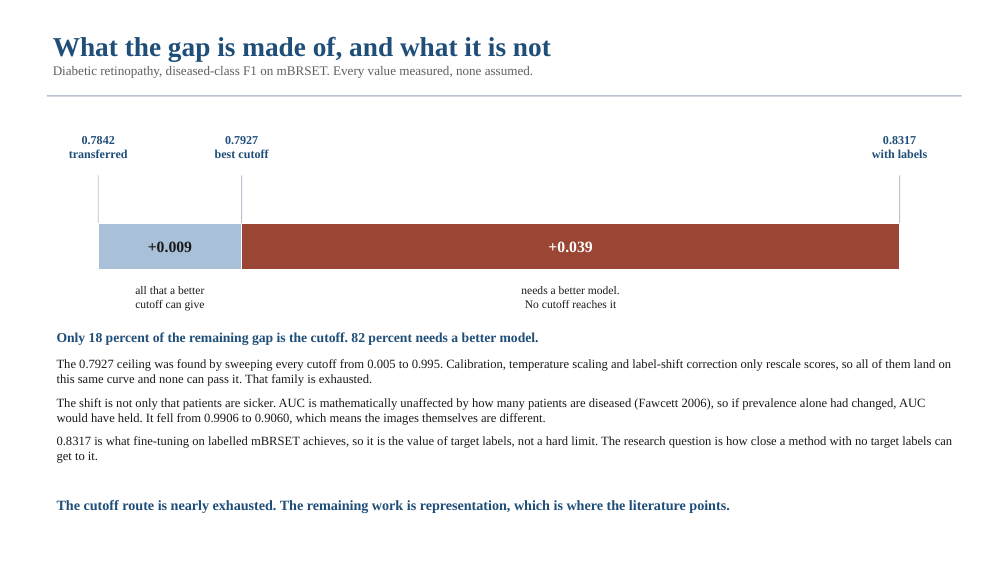
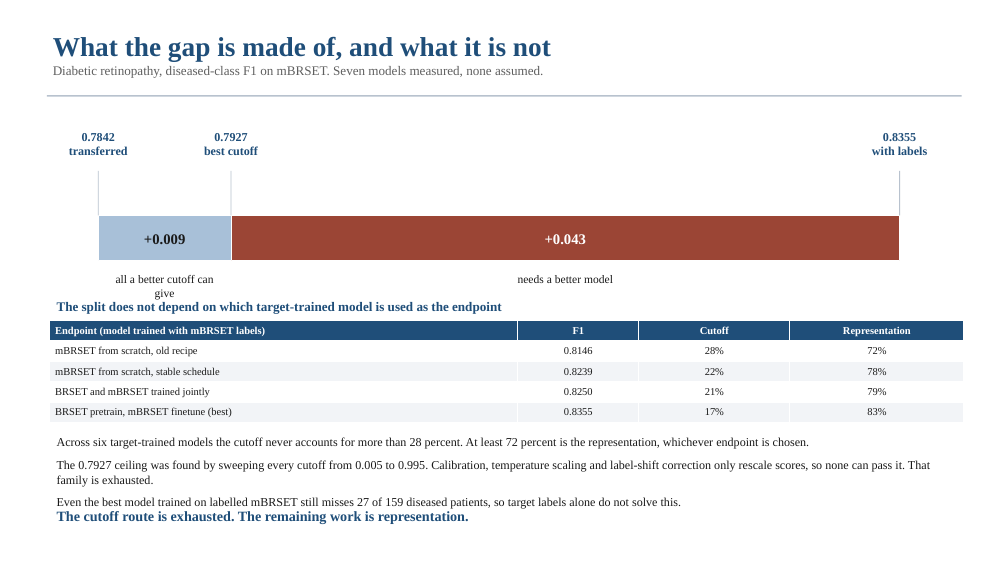
Before and after one commit to Sahith59/brset-convnextv2, a slide deck: slide 3 of presentation/BRSET_to_mBRSET_Part2.pptx. Drawn at 1008x567 pixels with LibreOffice and Linux fonts; fonts in the diff are those of the drawing. Boxes give left, top, right and bottom in pixels: in the first picture for what was removed or moved away, otherwise in the second. Text is boxed around its words. In the diff, an @@ line names an element or a change of style, - is before the commit and + after.

Commit message:
add the findings deck and fold the six-endpoint evidence into the Part 2 deliverables
The findings deck records what changed after Dr. Ye's meeting: mBRSET may now be
used in training, so the question is no longer how close a label-free method can
get but how best to combine a large clean dataset with a small degraded one. The
bar moved from 0.7842 to 0.8355.

It also carries the widened literature review he asked for, stated abstractly as
two datasets with the same content at different quality. That reaches outside
ophthalmology to CT metal artifact reduction, which walked the same path from
paired to unpaired data: DuDoNet (CVPR 2019, which he named directly) through
DCDiff (MICCAI 2024). Their escape from paired data was cycle-consistency, but
CycleGAN is documented to collapse on real tabletop-to-portable fundus data,
so the framing transfers and the method does not.

One correction is on the slide rather than left for a reviewer: Dr. Ye believed
a generative world model for cross-domain relationships was unexplored.
CheXWorld (CVPR 2025) models domain variation across hospitals and devices in
radiographs. Room remains, since it does self-supervised pretraining rather than
cross-device transfer of a classifier, but less than assumed.

The Part 2 deck and the literature review now use the six-endpoint robustness
result, which is a stronger claim than the earlier single-endpoint split because
it no longer depends on which target-trained model is chosen.

```diff
--- a/presentation/BRSET_to_mBRSET_Part2.pptx
+++ b/presentation/BRSET_to_mBRSET_Part2.pptx
@@ text at (x1=53, y1=66, x2=543, y2=78): text changed @@
-Diabetic retinopathy, diseased-class F1 on mBRSET. Every value measured, none assumed.
+Diabetic retinopathy, diseased-class F1 on mBRSET. Seven models measured, none assumed.
@@ text "0.7927 best cutoff" moved from (x1=215, y1=136, x2=268, y2=158) to (x1=204, y1=133, x2=258, y2=155) @@
@@ text at (x1=872, y1=133, x2=928, y2=155): text changed @@
-0.8317
-with labels
+0.8355
+with labels
@@ rectangle moved from (x1=98, y1=175, x2=98, y2=223) to (x1=98, y1=171, x2=98, y2=216) @@
@@ rectangle moved from (x1=241, y1=175, x2=242, y2=223) to (x1=231, y1=171, x2=231, y2=216) @@
@@ rectangle moved from (x1=899, y1=175, x2=900, y2=223) to (x1=899, y1=171, x2=900, y2=216) @@
@@ rectangle "+0.009" resized from (x1=98, y1=223, x2=242, y2=270) to (x1=98, y1=216, x2=231, y2=261) @@
@@ rectangle "+0.009" at (x1=98, y1=216, x2=231, y2=261): size 15 to 14 pt @@
@@ rectangle "+0.043" resized from (x1=242, y1=223, x2=900, y2=270) to (x1=231, y1=216, x2=900, y2=261) @@
@@ text in rectangle at (x1=545, y1=234, x2=586, y2=244): text changed; size 15 to 14 pt @@
-+0.039
++0.043
@@ text at (x1=116, y1=275, x2=214, y2=300): text changed @@
-all that a better
-cutoff can give
+all a better cutoff can give
@@ text at (x1=518, y1=275, x2=613, y2=283): text changed @@
-needs a better model.
-No cutoff reaches it
+needs a better model
@@ table added at (x1=49, y1=321, x2=964, y2=423), 5 rows, 4 columns @@
+Endpoint (model trained with mBRSET labels) | F1 | Cutoff | Representation
+mBRSET from scratch, old recipe | 0.8146 | 28% | 72%
+mBRSET from scratch, stable schedule | 0.8239 | 22% | 78%
+BRSET and mBRSET trained jointly | 0.8250 | 21% | 79%
+BRSET pretrain, mBRSET finetune (best) | 0.8355 | 17% | 83%
@@ text at (x1=57, y1=302, x2=501, y2=314): text changed; size 13 to 12.5 pt @@
-Only 18 percent of the remaining gap is the cutoff. 82 percent needs a better model.
+The split does not depend on which target-trained model is used as the endpoint
@@ text at (x1=57, y1=437, x2=930, y2=509): text changed; size 12 to 11.5 pt @@
-The 0.7927 ceiling was found by sweeping every cutoff from 0.005 to 0.995. Calibration, temperature scaling and label-shift correction only rescale scores, so all of them land on this same curve and none can pass it. That family is exhausted.
-The shift is not only that patients are sicker. AUC is mathematically unaffected by how many patients are diseased (Fawcett 2006), so if prevalence alone had changed, AUC would have held. It fell from 0.9906 to 0.9060, which means the images themselves are different.
-0.8317 is what fine-tuning on labelled mBRSET achieves, so it is the value of target labels, not a hard limit. The research question is how close a method with no target labels can get to it.
+Across six target-trained models the cutoff never accounts for more than 28 percent. At least 72 percent is the representation, whichever endpoint is chosen.
+The 0.7927 ceiling was found by sweeping every cutoff from 0.005 to 0.995. Calibration, temperature scaling and label-shift correction only rescale scores, so none can pass it. That family is exhausted.
+Even the best model trained on labelled mBRSET still misses 27 of 159 diseased patients, so target labels alone do not solve this.
@@ text at (x1=57, y1=511, x2=469, y2=524): text changed @@
-The cutoff route is nearly exhausted. The remaining work is representation, which is where the literature points.
+The cutoff route is exhausted. The remaining work is representation.
```
Also in this commit, not shown: 1 other slide changed, 5 other files.
